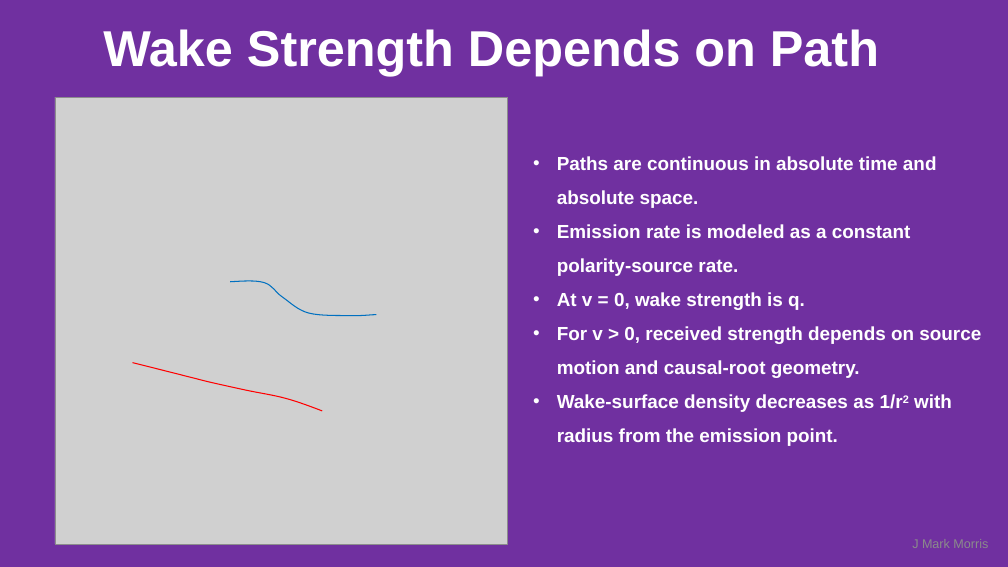
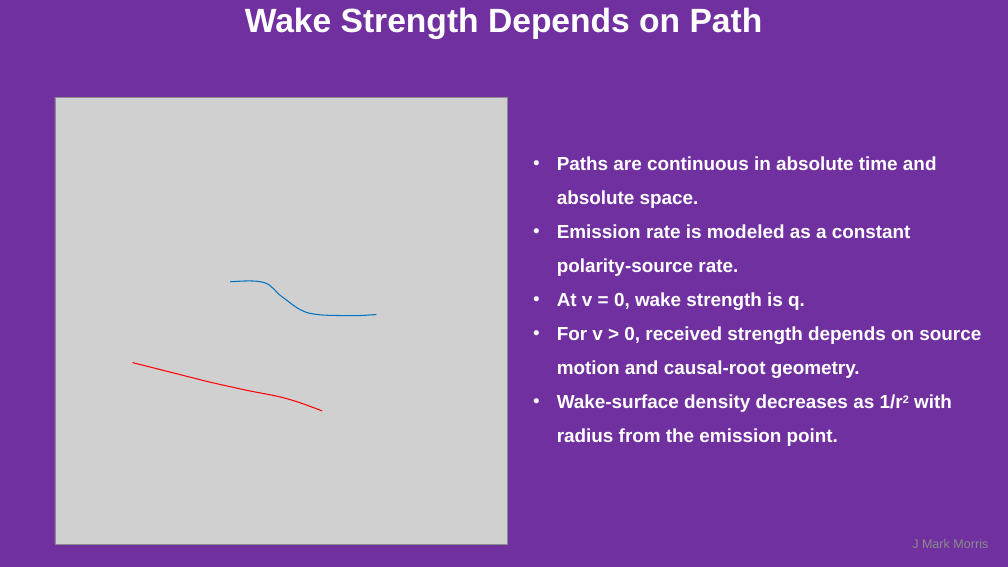
Before and after one commit to jmarkmorris/architrino, a slide deck: slide 8 of reference/archie/presentations/NPQG Fundamentals - Paths.pptx. Drawn at 1008x567 pixels with LibreOffice and Linux fonts; fonts in the diff are those of the drawing; grey boxes stand for pictures. Boxes give left, top, right and bottom in pixels: in the first picture for what was removed or moved away, otherwise in the second. Text is boxed around its words. In the diff, an @@ line names an element or a change of style, - is before the commit and + after.

```diff
--- a/reference/archie/presentations/NPQG Fundamentals - Paths.pptx
+++ b/reference/archie/presentations/NPQG Fundamentals - Paths.pptx
@@ text "Wake Strength Depends on Path": place and size @@
-text "Wake Strength Depends on Path" at (103, 29, 879, 76)
+text "Wake Strength Depends on Path" at (245, 7, 763, 39)
@@ text "Wake Strength Depends on Path" at (245, 7, 763, 39): size 48 to 32 pt @@
```
Also in this commit, not shown: 12 other slides changed, 3 slides removed, 27 other files.
